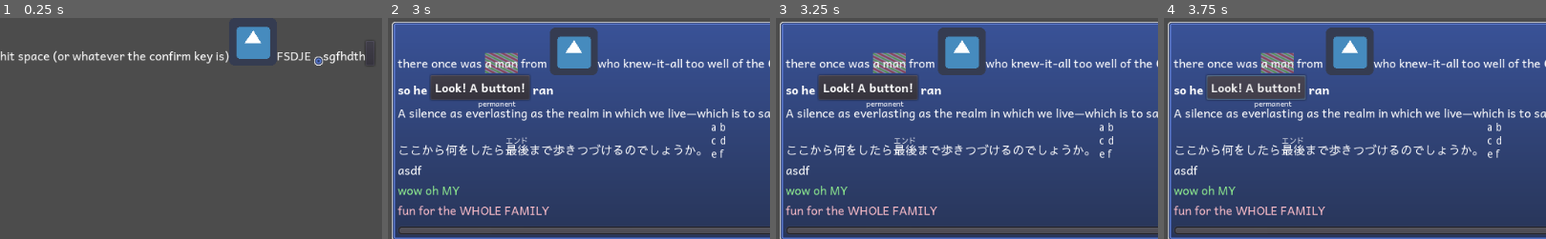
Above: before the commit, frames 1-4 (left to right).
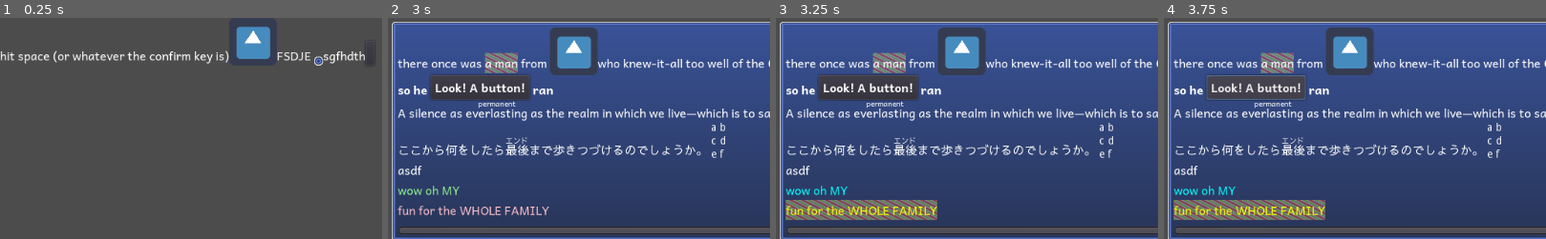
Above: after the commit, the same moments.

Repository: wareya/uitest
Game: Godot game, scene res://Document.tscn
Two runs of this game, one before a commit and one after it. Both use one fixed random seed, a clock stepped at 60 frames per second and the inputs below. The engine's default icon, where the game draws it, is replaced by a stand-in: a white triangle on a blue panel in a dark square.
Inputs (mouse positions are % of the whole screen's width and height, from its top left):
- Up to frame 1 (0.25 s): no input
- Up to frame 2 (3 s): click (48, 8) at 0.5 s; click (48, 8) at 1.25 s; click (48, 8) at 2 s; tap Space at 2.75 s
- Up to frame 3 (3.25 s): tap Enter (ui_accept) at 3.02 s
- Up to frame 4 (3.75 s): click "Look! A button!" at 3.5 s
The pictures show only the part of the screen within x 0-50%, y 0-50%; the shares and areas given below are measured in that part.

Frames 1-2 are identical in both runs. In frame 3, 3.9% of the frame differs, in the area x 2-43%, y 75-92%; in frame 4, 3.9%.

Commit message:
actual selector specificity (called priority here)

Diff:
--- a/Document.gd
+++ b/Document.gd
@@ -3,11 +3,8 @@
 class_name Document
 
 var default_props = {
-    "display": "inline-block", # or block, or inline, or float
-    # NOTE: float DOES NOT work ANYTHING like how float:left/right work in HTML/CSS.
-    # float just removes the element from flow layout so that it can be positioned
-    # relative to the layout cursor with offset_x and offset_y.
-    # NOTE2: inline elements are not rendered, only their children. their children are treated
+    "display": "inline-block", # or block, or inline, or detached
+    # NOTE: inline elements are not rendered, only their children. their children are treated
     # by layout algorithms as existing within the parent of the inline element.
 
     # numbers only
@@ -24,7 +21,7 @@
     "offset_x": 0,
     "offset_y": 0,
 
-    "overflow": "visible", # TODO, implement "hidden", "scroll_h", "scroll_v", and "scroll"
+    "overflow": "visible", # "visible", "hidden", "scroll_h", "scroll_v", and "scroll"
 
     # bottom, middle, top
     "vertical_align": "bottom",
@@ -146,7 +143,7 @@
 }
 rt {
     justify: center;
-    display: float;
+    display: detached;
     font_size: var(--rubysize);
     font_family: var(--rubyfont);
     width: 100%;
@@ -189,12 +186,14 @@
     display: inline-block;
 }
 bruh fun {
-    background: none;
-    color: pink;
+    color: yellow;
+}
+root bruh > fun {
+    color: cyan;
 }
 bruh > fun {
     background: none;
-    color: lightgreen;
+    color: orange;
 }
 """
 
@@ -227,13 +226,13 @@
 
 export var visible_characters : float = -1.0 setget set_visible_characters
 
-func _get_children_recursively(parent : Node, float_filter = false):
-    if float_filter and "calculated_props" in parent and parent.calculated_props.display == "float":
+func _get_children_recursively(parent : Node, detached_filter = false):
+    if detached_filter and "calculated_props" in parent and parent.calculated_props.display == "detached":
         return []
     var children = []
     for child in parent.get_children():
         children.push_back(child)
-        children.append_array(_get_children_recursively(child, float_filter))
+        children.append_array(_get_children_recursively(child, detached_filter))
     return children
 
 func get_logical_characters():
@@ -375,7 +374,9 @@
 
     return !failed and i == target_list.size()
 
-func _calculate_priority(target_list : Array):
+func _calculate_priority(target_list):
+    if not target_list is Array and not target_list is PoolStringArray:
+        target_list = [target_list]
     var n = [0, 0, 0, 0]
     for target in target_list:
         if target == ">":
@@ -384,9 +385,22 @@
             n[1] += 1
         elif target.begins_with("."):
             n[2] += 1
-        elif target.begins_with("."):
+        else:
             n[3] += 1
     return n
+
+func _compare_priority(a : Array, b : Array):
+    if a[0] > b[0]: return true
+    elif a[1] > b[1]: return true
+    elif a[2] > b[2]: return true
+    elif a[3] > b[3]: return true
+
+    elif a[0] < b[0]: return false
+    elif a[1] < b[1]: return false
+    elif a[2] < b[2]: return false
+    elif a[3] < b[3]: return false
+
+    return true
 
 export var _inherited_props = ["font_family", "font_size", "justify", "color"]
 var _always_array_props = ["font_family"]
@@ -411,18 +425,23 @@
 
     for ruleset in default_style_data + fed_style_data + custom_style_data:
         var valid_target = false
-        var longest_target = 0
+        var highest_priority = [0, 0, 0, 0]
         for target in ruleset.targets:
+            var is_match = false
             if target is String:
-                if _target_matches(target):
-                    valid_target = true
-                    longest_target = max(longest_target, 1)
+                is_match = _target_matches(target)
             else:
-                if _target_list_matches(target):
-                    valid_target = true
-                    longest_target = max(longest_target, target.size())
+                is_match = _target_list_matches(target)
+
+            if is_match:
+                valid_target = true
+                var priority = _calculate_priority(target)
+                if _compare_priority(priority, highest_priority):
+                    highest_priority = priority
+
         if !valid_target:
             continue
+
         for _rule in ruleset.rules:
             var rule : DocumentHelpers.StyleRule = _rule
             var values = _flatten_style_var(rule.values, vars)
@@ -433,13 +452,13 @@
                 to_assign = values
             else:
                 to_assign = values[0]
-            var priority = longest_target
+
             if not rule.prop in calculated_props_priority:
-                calculated_props_priority[rule.prop] = priority
-            if calculated_props_priority[rule.prop] <= priority:
+                calculated_props_priority[rule.prop] = highest_priority
+
+            if _compare_priority(highest_priority, calculated_props_priority[rule.prop]):
                 calculated_props[rule.prop] = to_assign
-                calculated_props_priority[rule.prop] = priority
-            #print("!%*@: ", rule.values)
+                calculated_props_priority[rule.prop] = highest_priority
 
     for k in assigned_props.keys():
         calculated_props[k] = assigned_props[k]
@@ -447,7 +466,12 @@
     var fs = calculated_props.font_size
     if fs is String and fs.ends_with("%"):
         var percent = fs.substr(0, fs.length()-1).to_float()
-        calculated_props.font_size = parent_props.font_size * percent * 0.01
+        if parent_props:
+            calculated_props.font_size = parent_props.font_size * percent * 0.01
+        else:
+            calculated_props.font_size = default_props.font_size * percent * 0.01
+
+    rect_clip_content = calculated_props.overflow != "visible"
 
     for child in get_children():
         if child.has_method("calculate_style"):
@@ -772,7 +796,7 @@
             if doc_name != "root" and calculated_props.display == "inline":
                 continue
 
-            if "calculated_props" in child and child.calculated_props.display == "float":
+            if "calculated_props" in child and child.calculated_props.display == "detached":
                 var origin = get_global_rect().position
                 child.set_global_position(offset + origin)
                 continue
@@ -896,6 +920,7 @@
         _bg_item = VisualServer.canvas_item_create()
         VisualServer.canvas_item_set_visible(_bg_item, true)
         VisualServer.canvas_item_set_parent(_bg_item, p)
+        VisualServer.canvas_item_set_draw_behind_parent(_bg_item, true)
 
     if !_crop_item:
         _crop_item = VisualServer.canvas_item_create()
--- a/Document.tscn
+++ b/Document.tscn
@@ -18,6 +18,48 @@
 rect_min_size = Vector2( 502, 64 )
 rect_pivot_offset = Vector2( 1343, 79 )
 script = ExtResource( 1 )
+root_stylesheet = "root {
+    background: \"res://9PatchGradient.tres\";
+    margin_left: 5;
+    margin_right: 5;
+    margin_top: 5;
+    margin_bottom: 5;
+    padding_top: 8;
+    padding_left: 8;
+    padding_bottom: 8;
+    padding_right: 8;
+    background_9patch: true;
+    background_9patch_top: 4.5;
+    background_9patch_bottom: 6.5;
+    background_9patch_left: 6;
+    background_9patch_right: 6;
+
+    overflow: scroll;
+
+    max_height: 400;
+}
+:vars {
+    --white: \"#FFFFFF\";
+    --rubysize: 65%;
+    --rubyfont: var(--englishfont) var(--japanesefont);
+    --japanesefont: \"res://font/SawarabiGothic-Regular.ttf\";
+    --englishfont: \"res://font/Andika-Regular.ttf\";
+}
+fun {
+    background: \"res://9PatchGradient2.tres\";
+    text_shadow_color: orange;
+    text_shadow_offset: 0 0;
+    display: inline-block;
+}
+bruh fun {
+    background: none;
+    color: pink;
+}
+bruh > fun {
+    background: none;
+    color: lightgreen;
+}
+"
 _inherited_props = [ "font_family", "font_size", "justify" ]
 
 [node name="Label" type="Label" parent="."]
